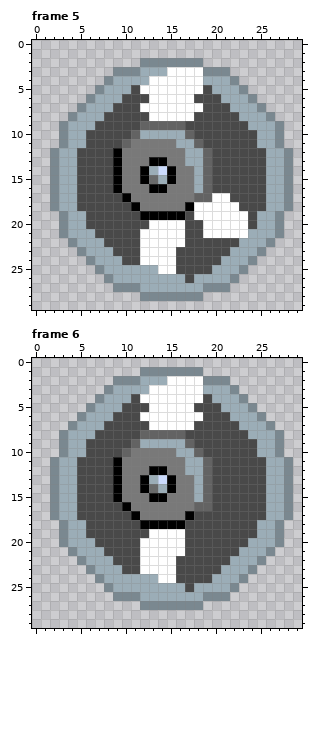
Pixel-art file, stored at Assets/Sprites/buzzsaw.aseprite. Above, as it was before the edit.
30x30 pixels, 6 frames. Shown: frame 5, frame 6. The commit also changed other frames, which this record leaves out.
And afterwards:
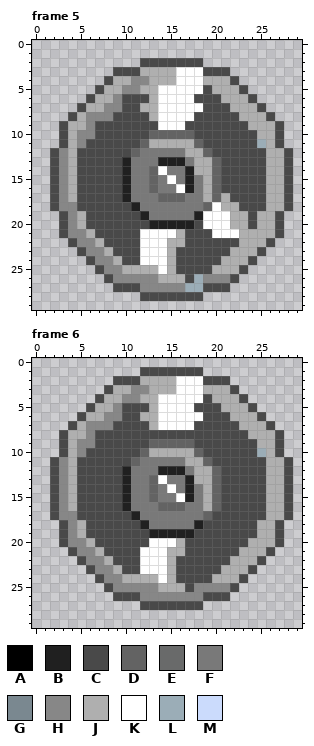
Palette (. is transparent): A #000000  B #202020  C #494949  D #636363  E #696a6a  F #797979  G #7a8890  H #878787  J #afafaf  K #ffffff  L #9badb7  M #cbdbfc
Diff:
--- frame 5
@@ x 0..29 @@
  1 ..............................
- 2 ............GGGGGGG...........
- 3 .........GGGLLLKKKKGGG........
- 4 ........GLLLLKKKKKKLLLG.......
- 5 .......GLLLCKKKKKKKCLLLG......
- 6 ......GLLLCCCKKKKKCCCLLLG.....
- 7 .....GLLLCCCKKKKKKKCCCLLLG....
- 8 ....GLLLCCCCCKKKKKCCCCCLLLG...
- 9 ...GLLLCCCCCDDDDDCCCCCCCLLLG..
-10 ...GLLCCCCCDLLLLLDCCCCCCCLLG..
-11 ...GLLCCCCDFFFFFLLDCCCCCCLLG..
-12 ..GLLCCCCAFFFFFFFLLDCCCCCCLLG.
-13 ..GLLCCCCAFFFAAFFLLDCCCCCCLLG.
-14 ..GLLCCCCAFFALMAFFLDCCCCCCLLG.
-15 ..GLLCCCCAFFAELAFFLDCCCCCCLLG.
-16 ..GLLCCCCAFFFAAFFFLDCCCCCCLLG.
-17 ..GLLCCCCCAFFFFFFFDDKKCCCCLLG.
-18 ..GLLCCCCCCAFFFFFAKKKKKCCCLLG.
-19 ...GLLCCCCCCAAAAACKKKKKKCLLG..
-20 ...GLLCCCCCCCKKKKCCKKKKKCLLG..
-21 ...GLLLCCCCCKKKKKCCKKKKKLLLG..
-22 ....GLLLCCCCKKKKKCCCCCCLLLG...
-23 .....GLLLCCCKKKKCCCCCCLLLG....
-24 ......GLLLCCKKKKCCCCCLLLG.....
-25 .......GLLLLLLKKCCCCLLLG......
-26 ........GLLLLLLLLCLLLLG.......
-27 .........GGGLLLLLLLGGG........
-28 ............GGGGGGG...........
+ 2 ............CCCCCCC...........
+ 3 .........CCCJJJJKKKCCC........
+ 4 ........CJJHHJJJKKKJJJC.......
+ 5 .......CJJHHJJKKKKKCJJJC......
+ 6 ......CJJHCCCJKKKKCCCJJJC.....
+ 7 .....CJJHHCCJJKKKKKCCCJJJC....
+ 8 ....CJHHHCCCCJKKKKCCCCCJJJC...
+ 9 ...CJJHCCCCCCCKKKCCCCCCCJJJC..
+10 ...CJHHCCCCCCDDDDDCCCCCCCJJC..
+11 ...CJHCCCCCCDJJJJJDCCCCCCLJC..
+12 ..CHJCCCCCCDFFFFFJJDCCCCCCJJC.
+13 ..CHJCCCCCBFFFBBBFJJDCCCCCJJC.
+14 ..CHJCCCCCBFFDKFFBJJDCCCCCJJC.
+15 ..CHJCCCCCBFFDFKFBFJDCCCCCJJC.
+16 ..CHJCCCCCBFFDFFKBFJDCCCCCJJC.
+17 ..CHJCCCCCBFFFDDDFFJDJCCCCJJC.
+18 ..CHHCCCCCCBFFFFFFFDKJJCCCJJC.
+19 ...CHJCCCCCCBFFFFFBKKKJJCJJC..
+20 ...CHJCCCCCCCBBBBBCKKKJJCJJC..
+21 ...CHHJCCCCCKKKKJCCCKKKJJJJC..
+22 ....CHHJCCCCKKKJJCCCCCCJJJC...
+23 .....CHHJCCCKKKJCCCCCCJJJC....
+24 ......CHHJCCKKKJCCCCCJJJC.....
+25 .......CHHJJJJKJCCCCJJJC......
+26 ........CHHHHHJJJCLHHHC.......
+27 .........CCCHHHHHLLCCC........
+28 ............CCCCCCC...........
 29 ..............................
--- frame 6
@@ x 0..29 @@
  0 ..............................
- 1 ............GGGGGGG...........
- 2 .........GGGLLLKKKKGGG........
- 3 ........GLLLLKKKKKKLLLG.......
- 4 .......GLLLCKKKKKKKCLLLG......
- 5 ......GLLLCCCKKKKKCCCLLLG.....
- 6 .....GLLLCCCKKKKKKKCCCLLLG....
- 7 ....GLLLCCCCCKKKKKCCCCCLLLG...
- 8 ...GLLLCCCCCDDDDDCCCCCCCLLLG..
- 9 ...GLLCCCCCDLLLLLDCCCCCCCLLG..
-10 ...GLLCCCCDFFFFFLLDCCCCCCLLG..
-11 ..GLLCCCCAFFFFFFFLLDCCCCCCLLG.
-12 ..GLLCCCCAFFFAAFFLLDCCCCCCLLG.
-13 ..GLLCCCCAFFALMAFFLDCCCCCCLLG.
-14 ..GLLCCCCAFFAELAFFLDCCCCCCLLG.
-15 ..GLLCCCCAFFFAAFFFLDCCCCCCLLG.
-16 ..GLLCCCCCAFFFFFFFDDCCCCCCLLG.
-17 ..GLLCCCCCCAFFFFFACCCCCCCCLLG.
-18 ...GLLCCCCCCAAAAACCCCCCCCLLG..
-19 ...GLLCCCCCCCKKKKCCCCCCCCLLG..
-20 ...GLLLCCCCCKKKKKCCCCCCCLLLG..
-21 ....GLLLCCCCKKKKKCCCCCCLLLG...
-22 .....GLLLCCCKKKKCCCCCCLLLG....
-23 ......GLLLCCKKKKCCCCCLLLG.....
-24 .......GLLLLLLKKCCCCLLLG......
-25 ........GLLLLLLLLCLLLLG.......
-26 .........GGGLLLLLLLGGG........
-27 ............GGGGGGG...........
+ 1 ............CCCCCCC...........
+ 2 .........CCCJJJJKKKCCC........
+ 3 ........CJJHHJJJKKKJJJC.......
+ 4 .......CJJHHJJKKKKKCJJJC......
+ 5 ......CJJHCCCJKKKKCCCJJJC.....
+ 6 .....CJJHHCCJJKKKKKCCCJJJC....
+ 7 ....CJHHHCCCCJKKKKCCCCCJJJC...
+ 8 ...CJJHCCCCCCCCCCCCCCCCCJJJC..
+ 9 ...CJHHCCCCCCDDDDDCCCCCCCJJC..
+10 ...CJHCCCCCCDJJJJJDCCCCCCLJC..
+11 ..CHJCCCCCCDFFFFFJJDCCCCCCJJC.
+12 ..CHJCCCCCBFFFBBBFJJDCCCCCJJC.
+13 ..CHJCCCCCBFFDKFFBJJDCCCCCJJC.
+14 ..CHJCCCCCBFFDFKFBFJDCCCCCJJC.
+15 ..CHJCCCCCBFFDFFKBFJDCCCCCJJC.
+16 ..CHJCCCCCBFFFDDDFFJDCCCCCJJC.
+17 ..CHHCCCCCCBFFFFFFFDCCCCCCJJC.
+18 ...CHJCCCCCCBFFFFFBCCCCCCJJC..
+19 ...CHJCCCCCCCBBBBBCCCCCCCJJC..
+20 ...CHHJCCCCCCKKKJCCCCCCCJJJC..
+21 ....CHHJCCCCKKKJJCCCCCCJJJC...
+22 .....CHHJCCCKKKJCCCCCCJJJC....
+23 ......CHHJCCKKKJCCCCCJJJC.....
+24 .......CHHJJJJKJCCCCJJJC......
+25 ........CHHHHHJJJCHHHHC.......
+26 .........CCCHHHHHHHCCC........
+27 ............CCCCCCC...........
 28 ..............................
